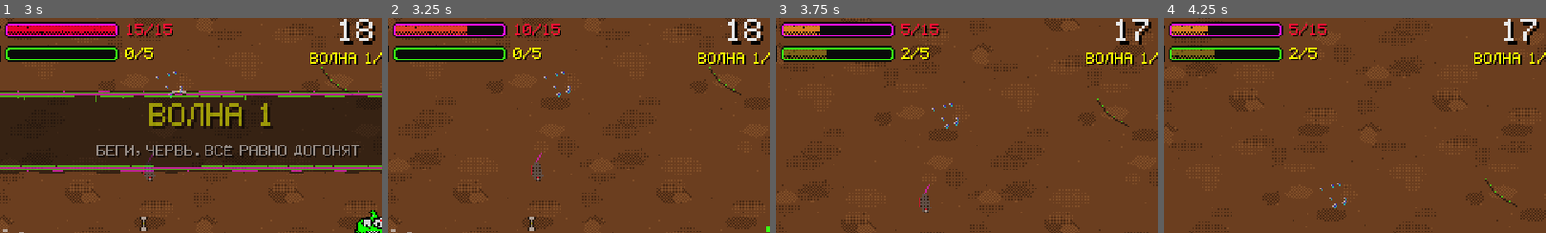
Above: before the commit, frames 1-4 (left to right).
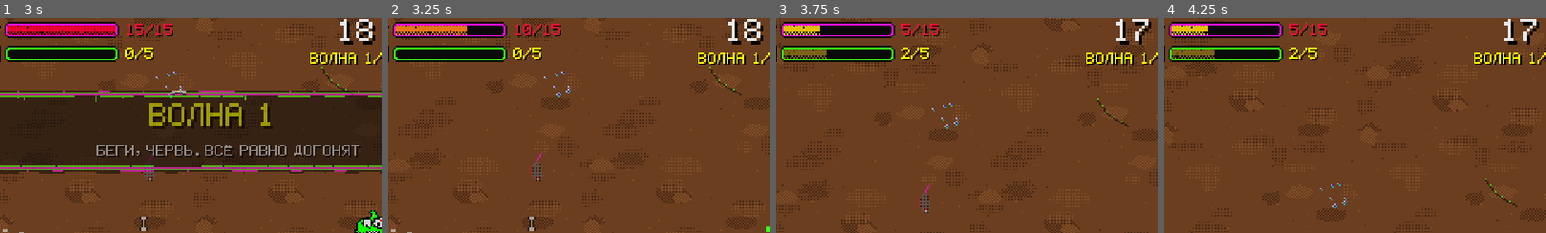
Above: after the commit, the same moments.

Repository: Gepackstuck/Stinky_Dumpster_Survivors
Game: Godot game, scene res://scenes/levels/main.tscn
Two runs of this game, one before a commit and one after it. Both use one fixed random seed, a clock stepped at 60 frames per second and the inputs below.
Inputs (mouse positions are % of the whole screen's width and height, from its top left):
- Up to frame 1 (3 s): click "1" at 0.5 s; tap Enter (ui_accept) at 1.25, 1.52, 2.27 s; move the mouse to (72, 45) at 1.27 s; hold D (move_right) 1.28-2.03 s; move the mouse to (30, 55) at 2.02 s; hold S (move_down) 2.03-2.78 s; move the mouse to (60, 28) at 2.77 s; hold D (move_right) from 2.78 s (still down)
- Up to frame 2 (3.25 s): keep holding D (move_right)
- Up to frame 3 (3.75 s): move the mouse to (45, 70) at 3.52 s; release D (move_right) at 3.53 s; hold W (move_up) from 3.53 s (still down)
- Up to frame 4 (4.25 s): keep holding W (move_up); tap Enter (ui_accept) at 3.77 s
The pictures show only the part of the screen within x 3-53%, y 1-51%; the shares and areas given below are measured in that part.

Frame 1 is identical in both runs. In frame 2, 0.7% of the frame differs, in the area x 2-21%, y 3-8%; in frame 3, 0.3%; in frame 4, 0.3%.

Commit message:
fix(hud): HP при малом значении ярко-жёлтый
Co-Authored-By: Claude Sonnet 5.5 <noreply@anthropic.com>
Claude-Session: https://claude.ai/code/session_01GvQcLtpmeq9xDjqGAM3qCT

Diff:
--- a/scripts/ui/hud.gd
+++ b/scripts/ui/hud.gd
@@ -3,7 +3,8 @@
 ## HUD: HP и XP полоски с цифрами и «грязным» цветом, значок уровня, таймер, волна.
 ## Обновляется только при изменении значений.
 
-const URINE: Color = Color(0.9, 0.82, 0.12)      # мало HP — цвет мочи
+const URINE: Color = Color(1.0, 0.93, 0.0)       # мало HP — ярко-жёлтый, как моча
+const HP_CURVE: float = 2.0                      # >1: жёлтый держится дольше, красный только у почти полного HP
 const HP_FULL: Color = Color(1.0, 0.0, 0.2)      # много HP — красный
 const POOP: Color = Color(0.58, 0.34, 0.12)      # мало опыта — цвет дерьма
 const XP_FULL: Color = Color(0.2235, 1.0, 0.0784)  # много опыта — кислотно-зелёный
@@ -32,7 +33,7 @@
 		_last_max_hp = GameState.max_hp
 		_hp_bar.max_value = maxf(GameState.max_hp, 1.0)
 		_hp_bar.value = GameState.hp
-		_hp_bar.tint_progress = URINE.lerp(HP_FULL, clampf(GameState.hp / maxf(GameState.max_hp, 1.0), 0.0, 1.0))
+		_hp_bar.tint_progress = URINE.lerp(HP_FULL, pow(clampf(GameState.hp / maxf(GameState.max_hp, 1.0), 0.0, 1.0), HP_CURVE))
 		_hp_label.text = "%d/%d" % [ceili(GameState.hp), int(GameState.max_hp)]
 	if GameState.xp != _last_xp or GameState.xp_to_next != _last_xp_max:
 		_last_xp = GameState.xp
